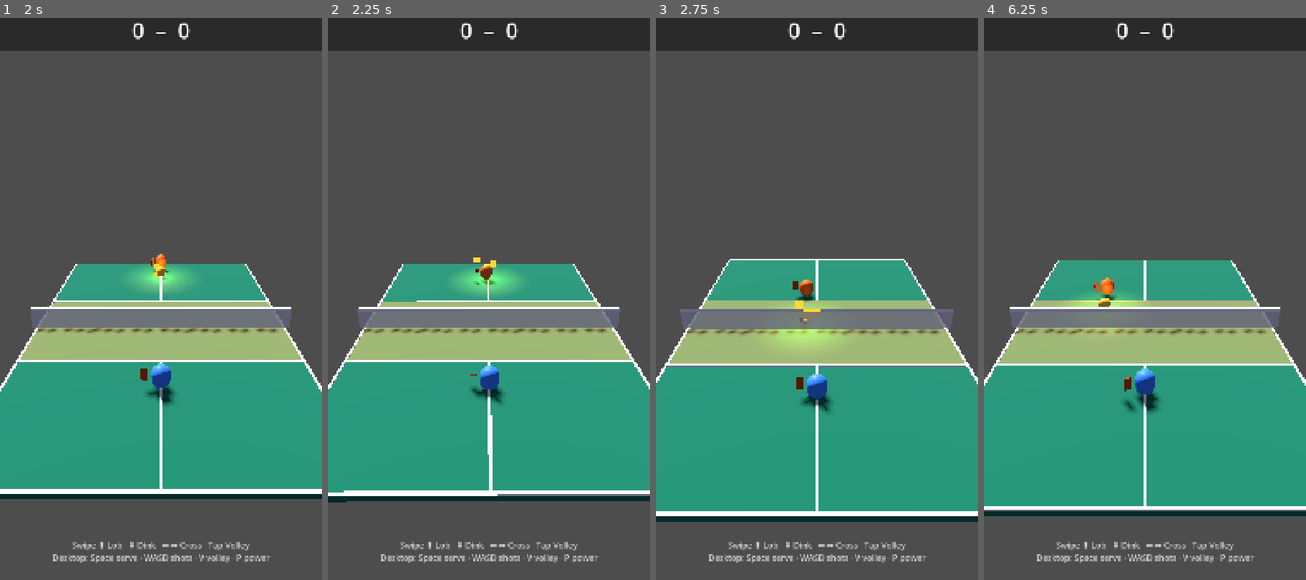
Above: before the commit, frames 1-4 (left to right).
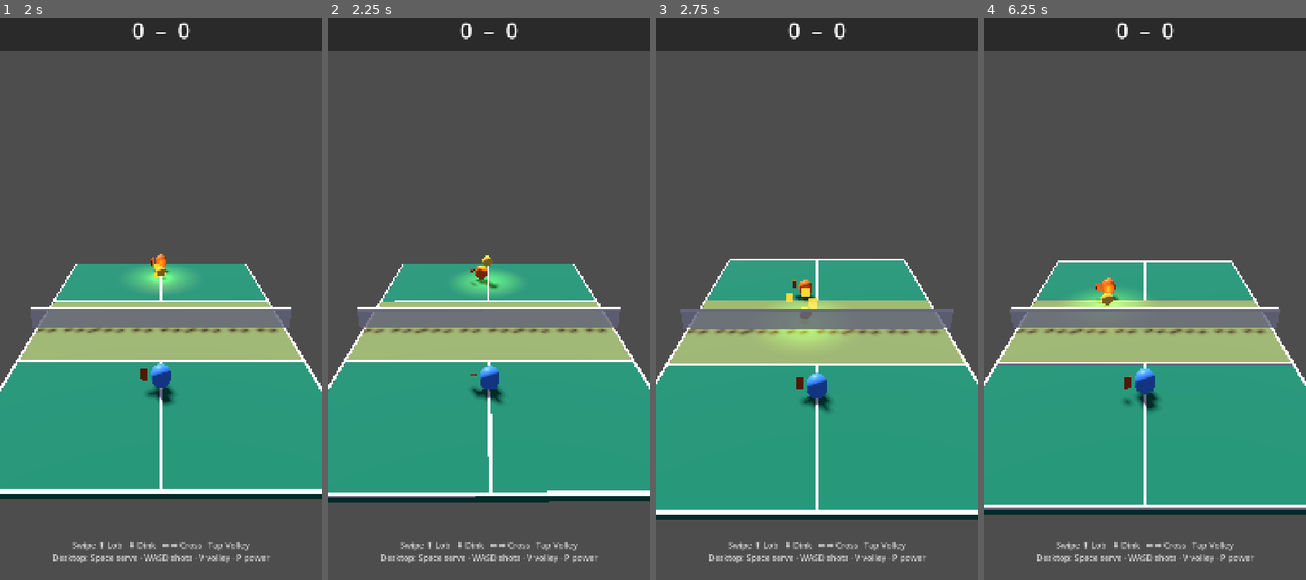
Above: after the commit, the same moments.

Repository: altafhssn/pickleball
Game: Godot game, scene res://scenes/Main.tscn
The game is run twice, just before and just after one commit, with the same random seed, the same clock (stepped at 60 frames per second) and the same inputs.
Inputs (mouse positions are in pixels of both pictures, inside the frame that each line leads up to):
- Up to frame 1 (2 s): click "▶ Quick Match" at 0.5 s; tap Enter at 1.25 s; move the mouse to (231, 265) at 1.27 s; hold Right from 1.28 s (still down); tap V at 1.35 s; click (231, 265) at 1.42 s; tap Space at 1.52 s
- Up to frame 2 (2.25 s): release Right at 2 s; drag from (424, 321) to (472, 405) at 2.02 s
- Up to frame 3 (2.75 s): no input
- Up to frame 4 (6.25 s): move the mouse to (1177, 169) at 2.77 s; hold Right 2.78-3.5 s; tap V at 2.85, 4.35, 5.85 s; drag from (1128, 405) to (1048, 209) at 3.52 s; move the mouse to (1241, 377) at 4.27 s; hold Left 4.28-5 s; tap Space at 4.52 s; drag from (1048, 209) to (1096, 147) at 5.02 s; move the mouse to (1161, 293) at 5.77 s; hold Down from 5.78 s (still down); click (1161, 293) at 5.92 s

Frame 1 is identical in both runs. In frame 2, 1.1% of the frame differs, in the area x 0-100%, y 42-87%; in frame 3, 1.6%; in frame 4, 2.4%, in the area x 0-100%, y 43-89%.

Commit message:
[ball] Enforce per-shot-type arc so balls clear the net
Most shot directions passed in had y = 0. Combined with default
gravity and a 0.16-tall net, slow shots (especially DINKs) hit the
ground or the net before reaching the other side. AI dinks were
landing in their own kitchen and players' dinks died in the net.

Per shot type, clamp the direction's y to a minimum that gives
enough arc for net clearance:
- DINK: y ≥ 0.55, speed bumped 1.5→2.5 base so it still travels.
- DRIVE: y ≥ 0.20 (small arc).
- LOB: y = 0.7 + force*0.3 (overrides, high arc unchanged in spirit).
- VOLLEY: y ≥ 0.15.
- ERNE/ATP: y ≥ 0.25.
LOB speed bumped 2.5→3 base so lobs travel deep enough.

Co-Authored-By: Claude Opus 4.7 <noreply@anthropic.com>

Diff:
--- a/scripts/Ball.gd
+++ b/scripts/Ball.gd
@@ -108,24 +108,33 @@
 	spin_vector = spin
 	has_bounced_this_side = false
 
-	# Speed based on shot type — scaled for the ~1.6-unit court.
+	# Speed and arc tuned per shot type. Net is ~0.16 tall, court half-length
+	# is ~0.8 from baseline-ish position to net — without enough vertical
+	# direction the ball clips the net or hits the floor first, especially
+	# for slow dinks. Enforce a minimum arc here so callers can't underfly.
+	var dir: Vector3 = direction
 	var shot_speed: float = base_speed * force
 	match shot:
 		ShotType.DINK:
-			shot_speed = 1.5 + (force * 1.0)   # Slow: 1.5–2.5
+			shot_speed = 2.5 + (force * 1.0)         # Slow & arced: 2.5–3.5
+			dir.y = maxf(dir.y, 0.55)
 		ShotType.DRIVE:
-			shot_speed = 4.0 + (force * 3.0)   # Fast: 4–7
+			shot_speed = 4.0 + (force * 3.0)         # Fast: 4–7
+			dir.y = maxf(dir.y, 0.20)
 		ShotType.LOB:
-			shot_speed = 2.5 + (force * 1.5)   # Medium: 2.5–4
-			direction.y = 0.5 + (force * 0.3)  # High arc
+			shot_speed = 3.0 + (force * 1.5)         # Medium: 3–4.5
+			dir.y = 0.7 + (force * 0.3)              # High arc — overrides
 		ShotType.VOLLEY:
-			shot_speed = 3.0 + (force * 3.0)   # Fast: 3–6
+			shot_speed = 3.0 + (force * 3.0)         # Fast: 3–6
+			dir.y = maxf(dir.y, 0.15)
 		ShotType.ERNE:
-			shot_speed = 4.0 + (force * 2.5)   # Fast: 4–6.5
+			shot_speed = 4.0 + (force * 2.5)         # Fast: 4–6.5
+			dir.y = maxf(dir.y, 0.25)
 		ShotType.ATP:
-			shot_speed = 2.5 + (force * 3.0)   # Varied: 2.5–5.5
+			shot_speed = 2.5 + (force * 3.0)         # Varied: 2.5–5.5
+			dir.y = maxf(dir.y, 0.25)
 
-	linear_velocity = direction.normalized() * shot_speed
+	linear_velocity = dir.normalized() * shot_speed
 
 func reset() -> void:
 	is_in_play = false
